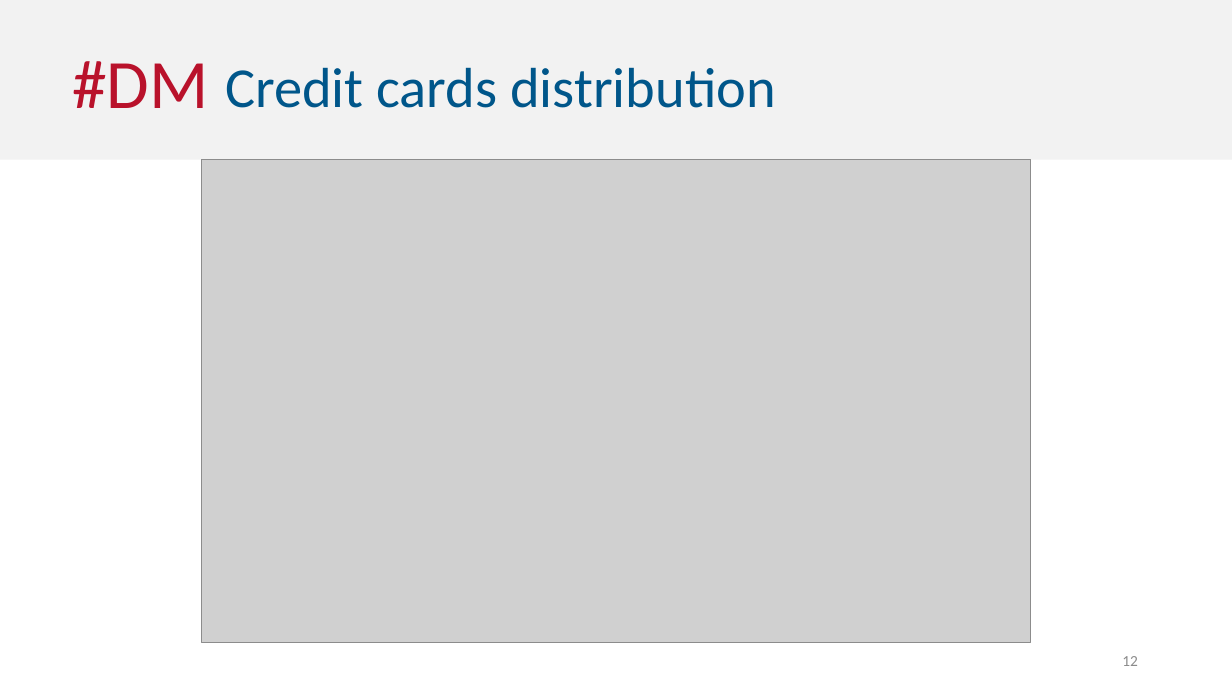
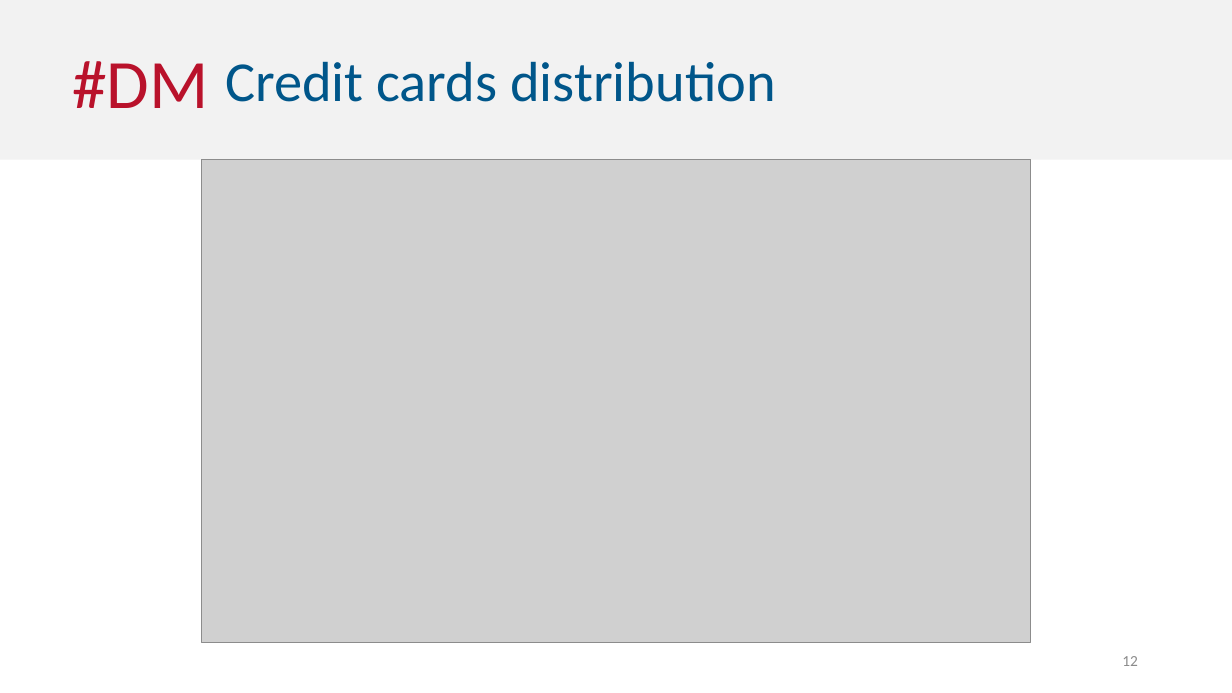
Before and after one commit to mfvfontes/2016_ECAC_G02, a slide deck: slide 12 of presentation/presentation.pptx. Drawn at 1232x693 pixels with LibreOffice and Linux fonts; fonts in the diff are those of the drawing; grey boxes stand for pictures. Boxes give left, top, right and bottom in pixels: in the first picture for what was removed or moved away, otherwise in the second. Text is boxed around its words. In the diff, an @@ line names an element or a change of style, - is before the commit and + after.

```diff
--- a/presentation/presentation.pptx
+++ b/presentation/presentation.pptx
@@ text "Credit cards distribution": place and size @@
-text "Credit cards distribution" at (225, 67, 776, 108)
+text "Credit cards distribution" at (225, 61, 776, 102)
```
Also in this commit, not shown: 6 other slides changed, 1 slide added, 2 other files.
